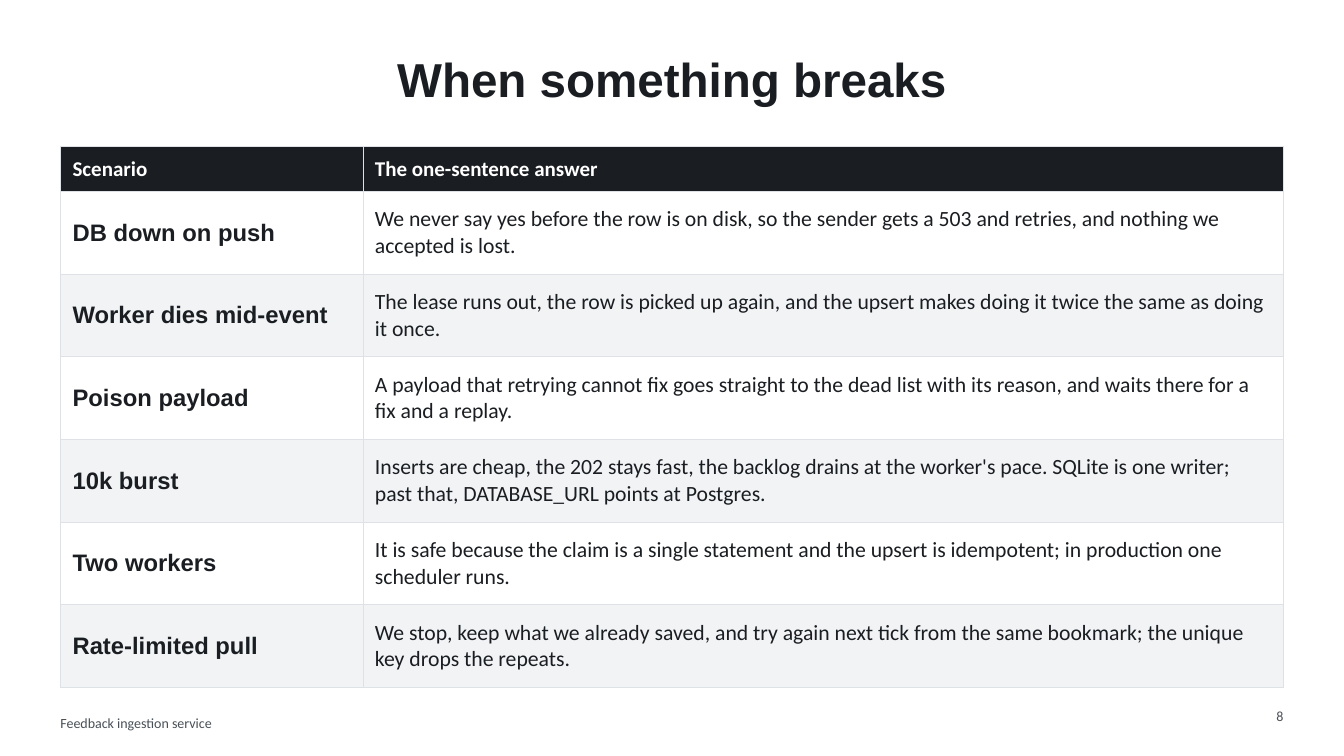
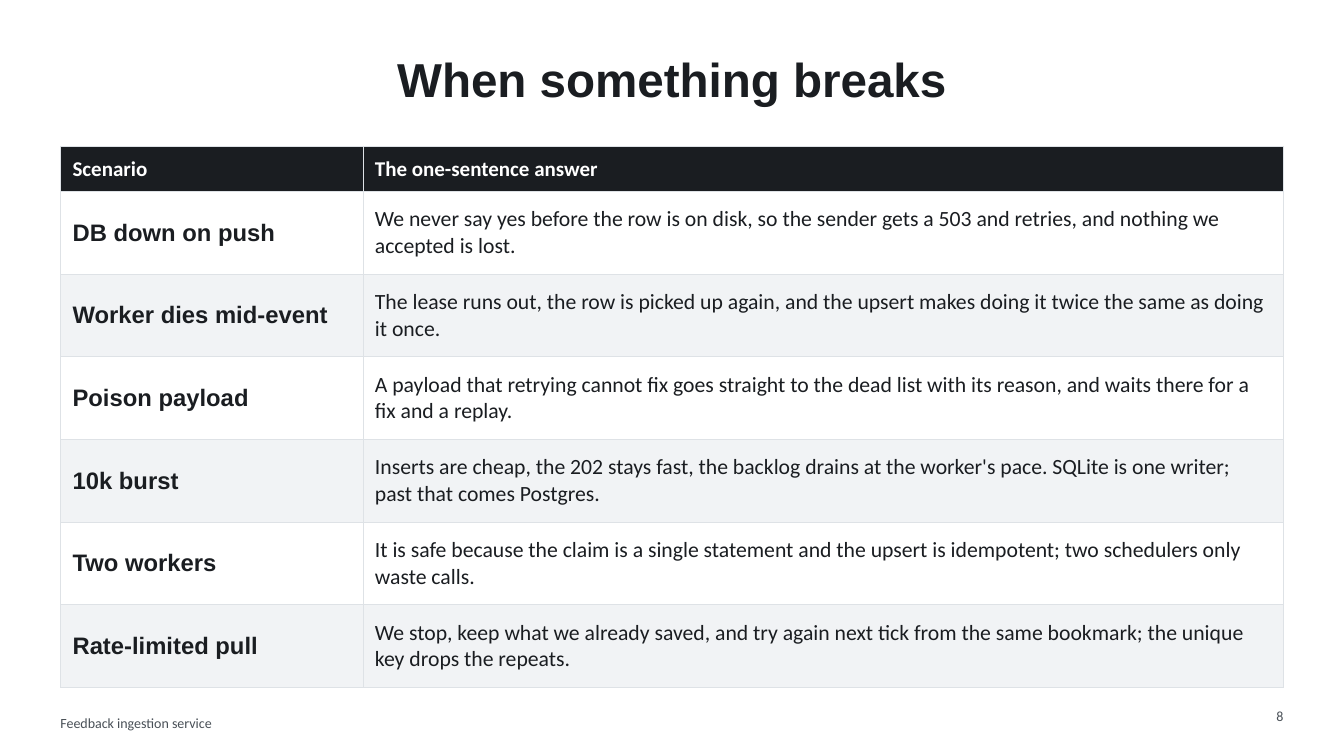
Before and after one commit to regalmoix/feedback-ingest, a slide deck: slide 8 of docs/slides/deck.pptx. Drawn at 1344x756 pixels with LibreOffice and Linux fonts; fonts in the diff are those of the drawing. Boxes give left, top, right and bottom in pixels: in the first picture for what was removed or moved away, otherwise in the second. Text is boxed around its words. In the diff, an @@ line names an element or a change of style, - is before the commit and + after.

```diff
--- a/docs/slides/deck.pptx
+++ b/docs/slides/deck.pptx
@@ table at bbox=[60, 146, 1284, 674] @@
-row 5, column 2: Inserts are cheap, the 202 stays fast, the backlog drains at the worker's pace. SQLite is one writer; past that, DATABASE_URL points at Postgres.
+row 5, column 2: Inserts are cheap, the 202 stays fast, the backlog drains at the worker's pace. SQLite is one writer; past that comes Postgres.
-row 6, column 2: It is safe because the claim is a single statement and the upsert is idempotent; in production one scheduler runs.
+row 6, column 2: It is safe because the claim is a single statement and the upsert is idempotent; two schedulers only waste calls.
```
Also in this commit, not shown: 9 other slides changed, 1 slide added, 23 other files.
